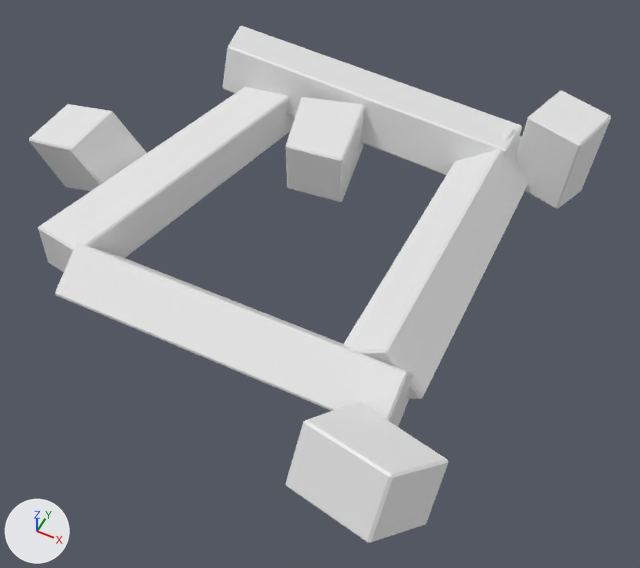
The FBX model Assets/Blender/exports/tower_princess_destroyed.fbx: old version first, new version second.
The view is the same before and after, from a 50 mm camera at (1.69, -3.12, 3.25) aimed at (0.33, -0.39, -0.16). Lighting does not change. The marker at lower left points along +X, +Y and +Z. Where no turn or scale is listed for an object, it has been applied to the vertices.
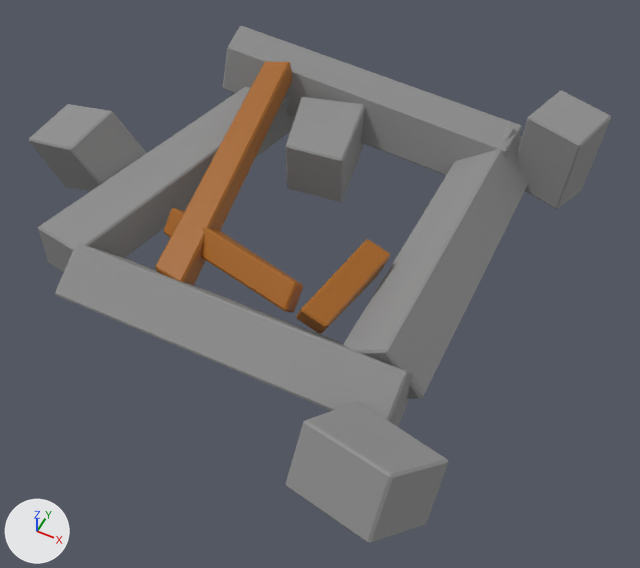
Commit message: princess_tower - add wood logs to destroyed state

Pixel boxes [x1, y1, x2, y2] of what changed, in the pictures (640 x 568 px):
'Cube.002', recoloured (white to grey)
    both: [55, 243, 413, 427]
'Cube.003', recoloured (white to grey)
    both: [343, 127, 528, 399]
'Cube', recoloured (white to grey)
    both: [38, 87, 295, 272]
'Cube.001', recoloured (white to grey)
    both: [223, 26, 522, 175]
'Cube.005', recoloured
    both: [286, 402, 448, 543]
'log', added (brown)
    after: [155, 62, 292, 285]
'Cube.007', recoloured (white to grey)
    both: [516, 90, 611, 209]
'Cube.006', recoloured (white to grey)
    both: [286, 97, 365, 202]
'Cube.004', recoloured (white to grey)
    both: [29, 104, 147, 191]
'log.001', added (brown)
    after: [164, 208, 303, 313]
'log.002', added (brown)
    after: [296, 240, 390, 334]

Diff of the bpy script that builds the scene:
```diff
--- a/Assets/Blender/exports/tower_princess_destroyed.fbx.py
+++ b/Assets/Blender/exports/tower_princess_destroyed.fbx.py
@@ me_cube_013 @@
 me_cube_013.from_pydata(...)  # 24 vertices, 26 faces; spans x -0.318..0.268, y -0.259..0.299, z -0.306..0.205
-me_cube_013.materials.append(mat_material)  # white #e7e7e7
+me_cube_013.materials.append(mat_rubble_material)  # grey #8e8e8e
@@ me_cube_010 @@
 me_cube_010.from_pydata(...)  # 24 vertices, 26 faces; spans x -0.93..0.89, y -0.2..0.21, z -0.2..0.19
-me_cube_010.materials.append(mat_material)  # white #e7e7e7
+me_cube_010.materials.append(mat_rubble_material)  # grey #8e8e8e
@@ me_cube_009 @@
 me_cube_009.from_pydata(...)  # 24 vertices, 26 faces; spans x -0.93..0.9, y -0.2..0.19, z -0.22..0.21
-me_cube_009.materials.append(mat_material)  # white #e7e7e7
+me_cube_009.materials.append(mat_rubble_material)  # grey #8e8e8e
@@ me_cube_015 @@
 me_cube_015.from_pydata(...)  # 24 vertices, 26 faces; spans x -0.229..0.184, y -0.186..0.261, z -0.249..0.307
-me_cube_015.materials.append(mat_material)  # white #e7e7e7
+me_cube_015.materials.append(mat_rubble_material)  # grey #8e8e8e
@@ me_cube_012 @@
 me_cube_012.from_pydata(...)  # 24 vertices, 26 faces; spans x -0.349..0.292, y -0.237..0.205, z -0.325..0.221
-me_cube_012.materials.append(mat_material)  # white #e7e7e7
+me_cube_012.materials.append(mat_rubble_material)  # grey #8e8e8e
@@ me_cube_014 @@
 me_cube_014.from_pydata(...)  # 24 vertices, 26 faces; spans x -0.228..0.224, y -0.205..0.328, z -0.194..0.13
-me_cube_014.materials.append(mat_material)  # white #e7e7e7
+me_cube_014.materials.append(mat_rubble_material)  # grey #8e8e8e
@@ me_cube_013_1 @@
+me_cube_013_1.from_pydata(...)  # 24 vertices, 26 faces; spans x -0.16..0.17, y -0.89..0.93, z -0.15..0.15
+me_cube_013_1.materials.append(mat_rubble_material)  # grey #8e8e8e
@@ ob_cube_003 @@
-ob_cube_003 = bpy.data.objects.new('Cube.003', me_cube_011)
+ob_cube_003 = bpy.data.objects.new('Cube.003', me_cube_013_1)
 ob_cube_003.location = (0.872, -0.006, 0.0)
@@ ob_log_001 @@
+ob_log_001 = bpy.data.objects.new('log.001', me_cube_016)  # 24 vertices, 26 faces; spans x -0.643..0.223, y -0.174..0.258, z -0.161..0.114; in mat_log_material (brown #a46317)
+ob_log_001.location = (0.146, -0.647, 0.079)
@@ ob_log @@
+ob_log = bpy.data.objects.new('log', me_cube_015_1)  # 24 vertices, 26 faces; spans x -0.15..0.17, y -0.76..0.76, z -0.22..0.23; in mat_log_material (brown #a46317)
+ob_log.location = (-0.361, -0.101, 0.13)
@@ ob_log_002 @@
+ob_log_002 = bpy.data.objects.new('log.002', me_cube_017)  # 24 vertices, 26 faces; spans x -0.123..0.123, y -0.278..0.291, z -0.1..0.093; in mat_log_material_001 (brown #a46317)
+ob_log_002.location = (0.539, -0.578, 0.1)
```
